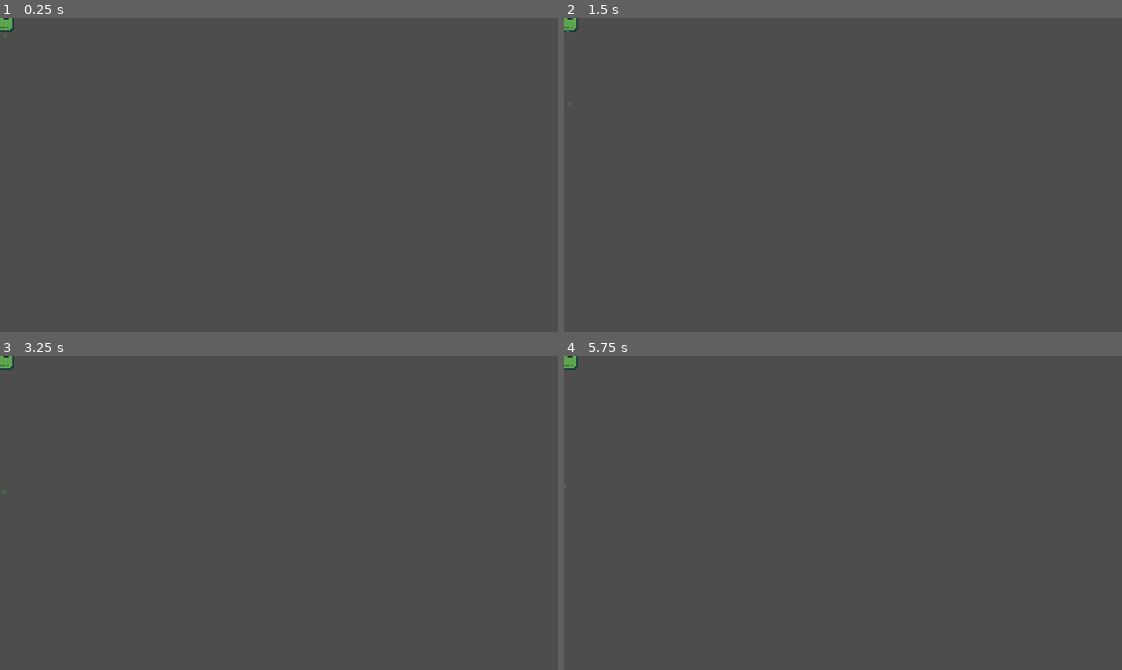
Above: before the commit, frames 1-4 (two rows, left to right).
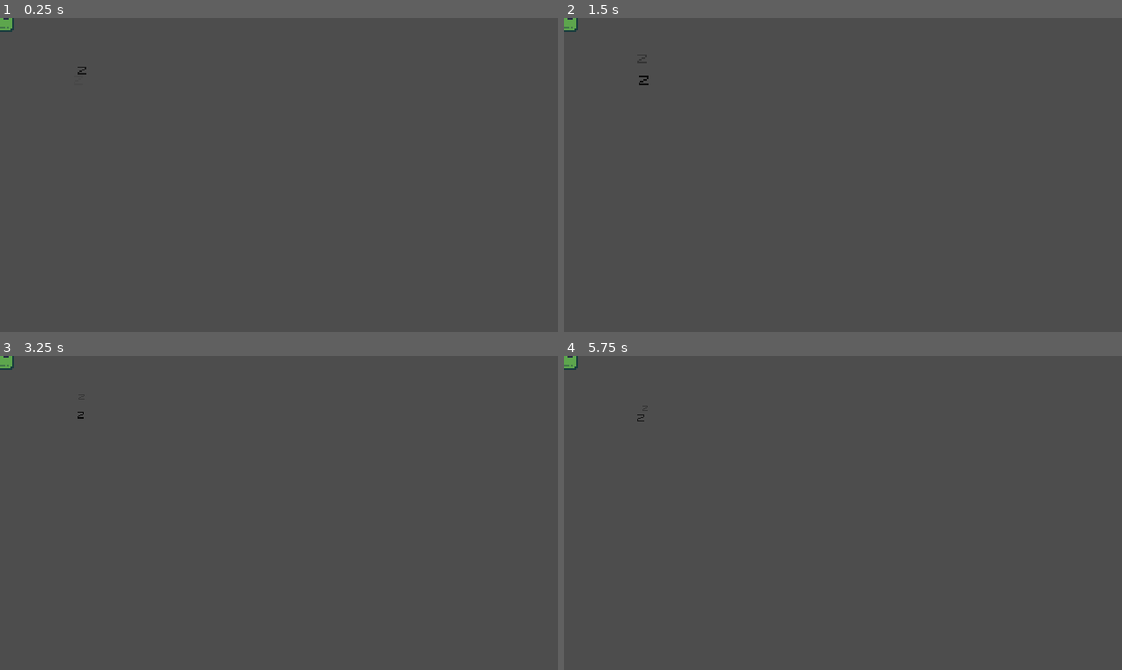
Above: after the commit, the same moments.

Repository: ARKANYOTA/globs
Game: Godot game, scene res://scenes/guillaume_test.tscn
Same seed, same stepped clock (60 frames per second), same inputs: the game is played once before the commit and once after it. This scene is started directly instead of the project's main scene.
Inputs (mouse positions are in pixels of both pictures, inside the frame that each line leads up to):
- Up to frame 1 (0.25 s): no input
- Up to frame 2 (1.5 s): tap Enter (ui_accept) at 0.5, 0.77 s; move the mouse to (965, 159) at 0.52 s; press the mouse at (965, 159) at 0.53 s; hold Right (ui_right) from 0.53 s (still down); move the mouse to (731, 190) at 1.27 s; release the mouse at (731, 190) at 1.28 s; tap V (removeme2_nolan_usge_to_change_scene) at 1.35 s
- Up to frame 3 (3.25 s): tap Enter (ui_accept) at 1.52, 2.75, 3.02 s; move the mouse to (334, 443) at 2.02 s; release Right (ui_right) at 2.03 s; press the mouse at (334, 443) at 2.03 s; hold Left (ui_left) 2.03-2.78 s; move the mouse to (251, 575) at 2.77 s; release the mouse at (251, 575) at 2.78 s; hold Right (ui_right) from 2.78 s (still down); tap V (removeme2_nolan_usge_to_change_scene) at 2.85 s
- Up to frame 4 (5.75 s): tap Enter (ui_accept) at 3.5, 3.77, 4.52 s; move the mouse to (1010, 560) at 3.52 s; press the mouse at (1010, 560) at 3.53 s; move the mouse to (675, 465) at 4.27 s; release Right (ui_right) at 4.28 s; release the mouse at (675, 465) at 4.28 s; hold Left (ui_left) 4.28-5.03 s; tap V (removeme2_nolan_usge_to_change_scene) at 4.35 s; move the mouse to (870, 513) at 5.02 s; press the mouse at (870, 513) at 5.03 s; hold Right (ui_right) from 5.03 s (still down)

The runs differ from the first frame. In frame 1, less than 0.1% of the frame differs, in the area x 0-16%, y 5-19%; in frame 2, less than 0.1%, in the area x 0-16%, y 3-28%; in frame 3, less than 0.1%; in frame 4, less than 0.1%.

Commit message:
ADD Z particule sleeping

Diff:
--- a/scenes/guillaume_test.tscn
+++ b/scenes/guillaume_test.tscn
@@ -1,9 +1,10 @@
-[gd_scene load_steps=30 format=4 uid="uid://b5552yy5me2jl"]
+[gd_scene load_steps=32 format=4 uid="uid://b5552yy5me2jl"]
 
 [ext_resource type="Texture2D" uid="uid://dtqqhkvtq3l2o" path="res://assets/images/spritesheet/spritesheet.png" id="1_ot3gc"]
 [ext_resource type="Texture2D" uid="uid://cym2u0ca0y3ve" path="res://assets/images/face_animation/fat.png" id="2_md1l7"]
 [ext_resource type="Texture2D" uid="uid://dblb1xh7ytipc" path="res://assets/images/face_animation/o_face.png" id="3_tmn3f"]
 [ext_resource type="Texture2D" uid="uid://7nk8tmq0rg35" path="res://assets/images/face_animation/scared.png" id="4_hqc77"]
+[ext_resource type="Texture2D" uid="uid://d1sgc6ft8ejni" path="res://assets/images/particle/z.png" id="5_iwdj5"]
 
 [sub_resource type="AtlasTexture" id="AtlasTexture_s8rpv"]
 atlas = ExtResource("2_md1l7")
@@ -176,6 +177,10 @@
 "name": &"scared",
 "speed": 5.0
 }]
+
+[sub_resource type="Gradient" id="Gradient_hh45e"]
+offsets = PackedFloat32Array(0.0487805, 0.353659, 0.993902)
+colors = PackedColorArray(0, 0, 0, 0, 0, 0, 0, 1, 0, 0, 0, 0)
 
 [sub_resource type="TileSetAtlasSource" id="TileSetAtlasSource_ps1l1"]
 texture = ExtResource("1_ot3gc")
@@ -296,6 +301,7 @@
 frame = 1
 
 [node name="CPUParticles2D" type="CPUParticles2D" parent="SlimeBlock"]
+visible = false
 position = Vector2(0, 7)
 scale = Vector2(2, 2)
 lifetime = 3.0
@@ -312,6 +318,32 @@
 sprite_frames = SubResource("SpriteFrames_1oton")
 animation = &"o_face"
 
+[node name="CPUParticles2D2" type="CPUParticles2D" parent="SlimeBlock"]
+visible = false
+position = Vector2(0, -8)
+amount = 2
+lifetime = 0.3
+speed_scale = 0.2
+emission_shape = 3
+emission_rect_extents = Vector2(8, 0)
+spread = 180.0
+initial_velocity_max = 20.0
+color = Color(0.3256, 0.5328, 0.74, 0.427451)
+
+[node name="sleep_particle" type="CPUParticles2D" parent="SlimeBlock"]
+position = Vector2(45, 36)
+amount = 2
+lifetime = 1.2
+preprocess = 45.28
+speed_scale = 0.7
+texture = ExtResource("5_iwdj5")
+spread = 180.0
+gravity = Vector2(0, -20)
+initial_velocity_min = 3.5
+initial_velocity_max = 3.5
+scale_amount_min = 0.5
+color_ramp = SubResource("Gradient_hh45e")
+
 [node name="TileMapLayer" type="TileMapLayer" parent="."]
 visible = false
 tile_map_data = PackedByteArray("AAAJAAMAAAAGAAMAAAAIAAMAAAAFAAEAAAAHAAMAAAAFAAMAAAAGAAMAAAAFAAMAAAAFAAMAAAAFAAMAAAAEAA …(1984 unchanged characters)…
Binary file added: assets/images/particle/z.png
Not shown, added: assets/images/particle/z.png.import
